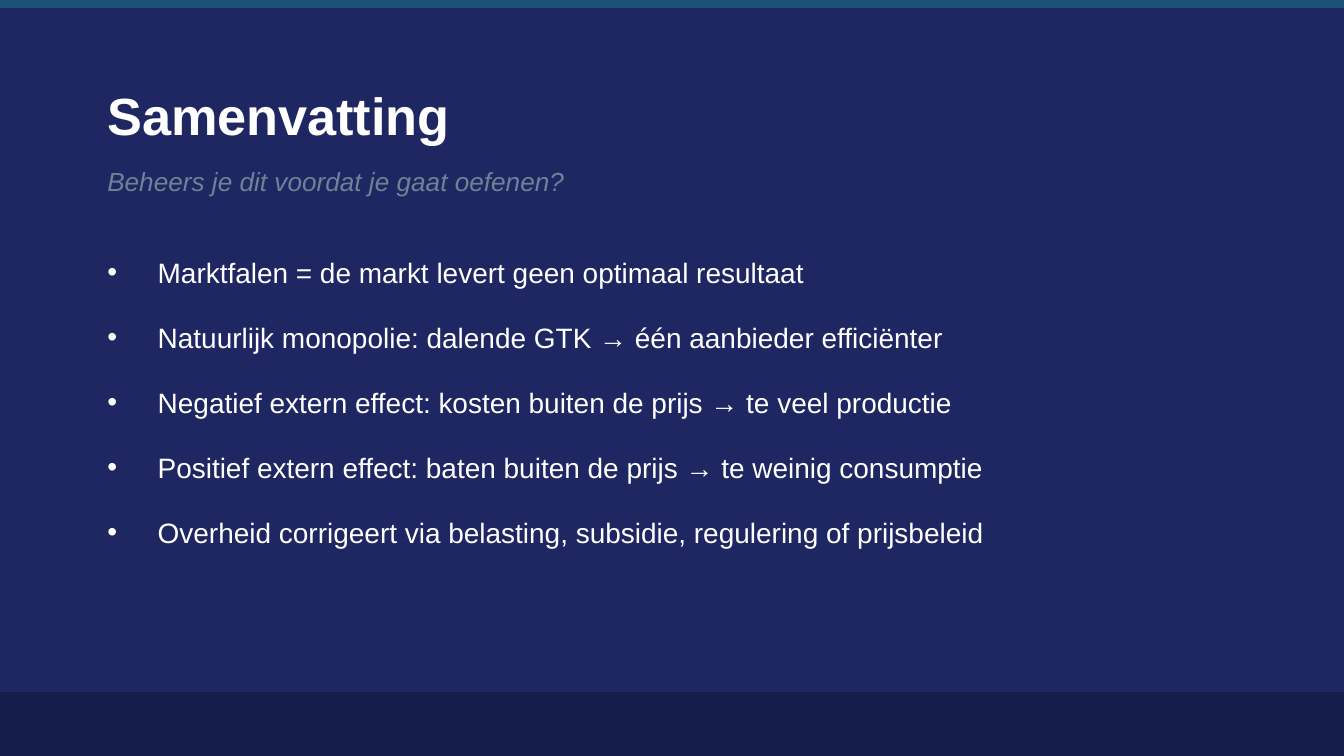
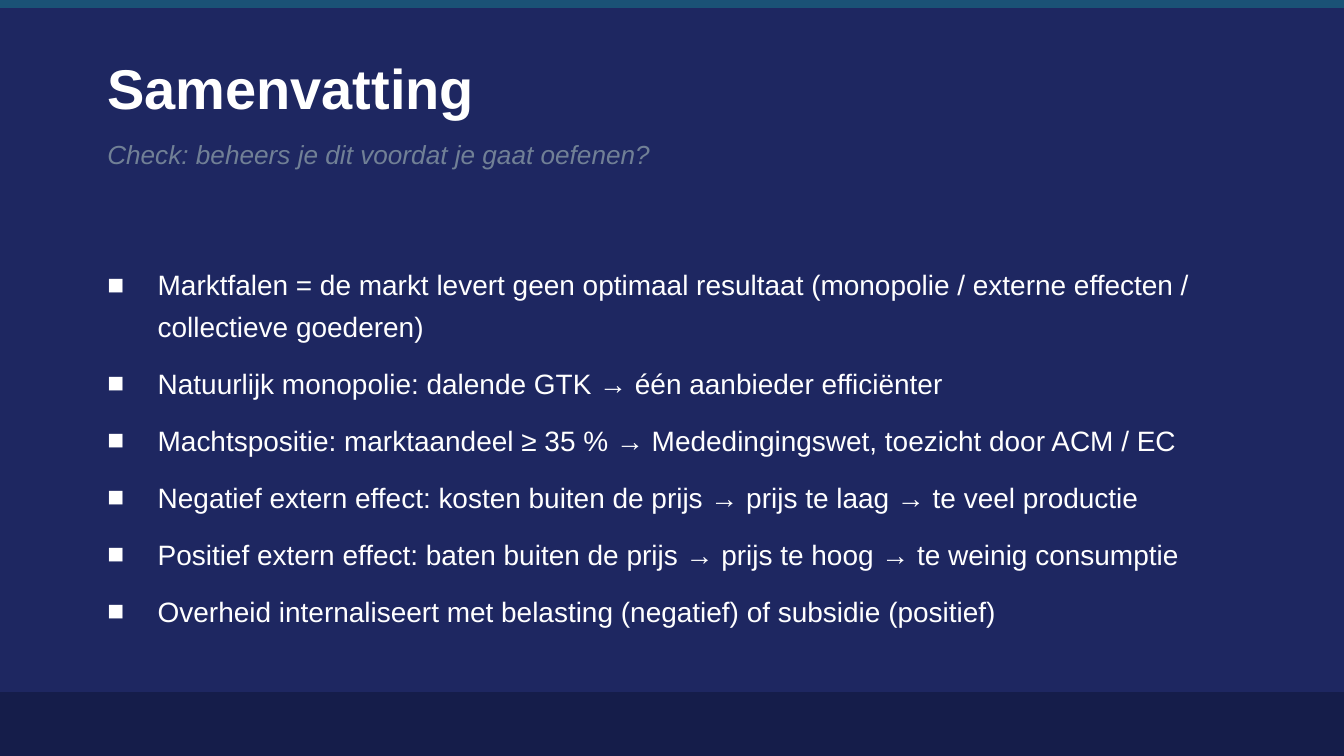
Before and after one commit to meijer1973/economie-vwo4-m3, a slide deck: slide 17 of 3.3 Hoofdstuk 3 - Overheid/3.3.1 Paragraaf 1 - De rol van de overheid/2. Leren/3.3.1 De rol van de overheid – presentatie.pptx (slide 10 before the commit). Drawn at 1344x756 pixels with LibreOffice and Linux fonts; fonts in the diff are those of the drawing. Boxes give left, top, right and bottom in pixels: in the first picture for what was removed or moved away, otherwise in the second. Text is boxed around its words. In the diff, an @@ line names an element or a change of style, - is before the commit and + after.

```diff
--- a/3.3 Hoofdstuk 3 - Overheid/3.3.1 Paragraaf 1 - De rol van de overheid/2. Leren/3.3.1 De rol van de overheid – presentatie.pptx
+++ b/3.3 Hoofdstuk 3 - Overheid/3.3.1 Paragraaf 1 - De rol van de overheid/2. Leren/3.3.1 De rol van de overheid – presentatie.pptx
@@ text "Samenvatting": place and size @@
-text "Samenvatting" at [107,97,449,145]
+text "Samenvatting" at [107,68,474,119]
@@ text "Samenvatting" at [107,68,474,119]: size 28 to 30 pt @@
@@ text at [107,145,650,169]: text changed @@
-Beheers je dit voordat je gaat oefenen?
+Check: beheers je dit voordat je gaat oefenen?
@@ text "Marktfalen = de markt levert ...": place and size @@
-text "Marktfalen = de markt levert ..." at [158,262,983,548]
+text "Marktfalen = de markt levert ..." at [158,274,1178,627]
@@ text "Marktfalen = de markt levert ..." at [158,274,1178,627]: vertical alignment top to middle @@
@@ text at [158,274,1173,342]: text changed @@
-• Marktfalen = de markt levert geen optimaal resultaat
+■ Marktfalen = de markt levert geen optimaal resultaat (monopolie / externe effecten / collectieve goederen)
@@ text at [158,373,943,399]: bullet • to ■; line spacing 1.6 to 1.25; more space between paragraphs @@
@@ text at [158,430,1178,627]: text changed @@
-• Negatief extern effect: kosten buiten de prijs → te veel productie
-• Positief extern effect: baten buiten de prijs → te weinig consumptie
-• Overheid corrigeert via belasting, subsidie, regulering of prijsbeleid
+■ Machtspositie: marktaandeel ≥ 35 % → Mededingingswet, toezicht door ACM / EC
+■ Negatief extern effect: kosten buiten de prijs → prijs te laag → te veel productie
+■ Positief extern effect: baten buiten de prijs → prijs te hoog → te weinig consumptie
+■ Overheid internaliseert met belasting (negatief) of subsidie (positief)
```
Also in this commit, not shown: 1 other slide changed, 14 slides added, 7 slides removed, 7 other files.
